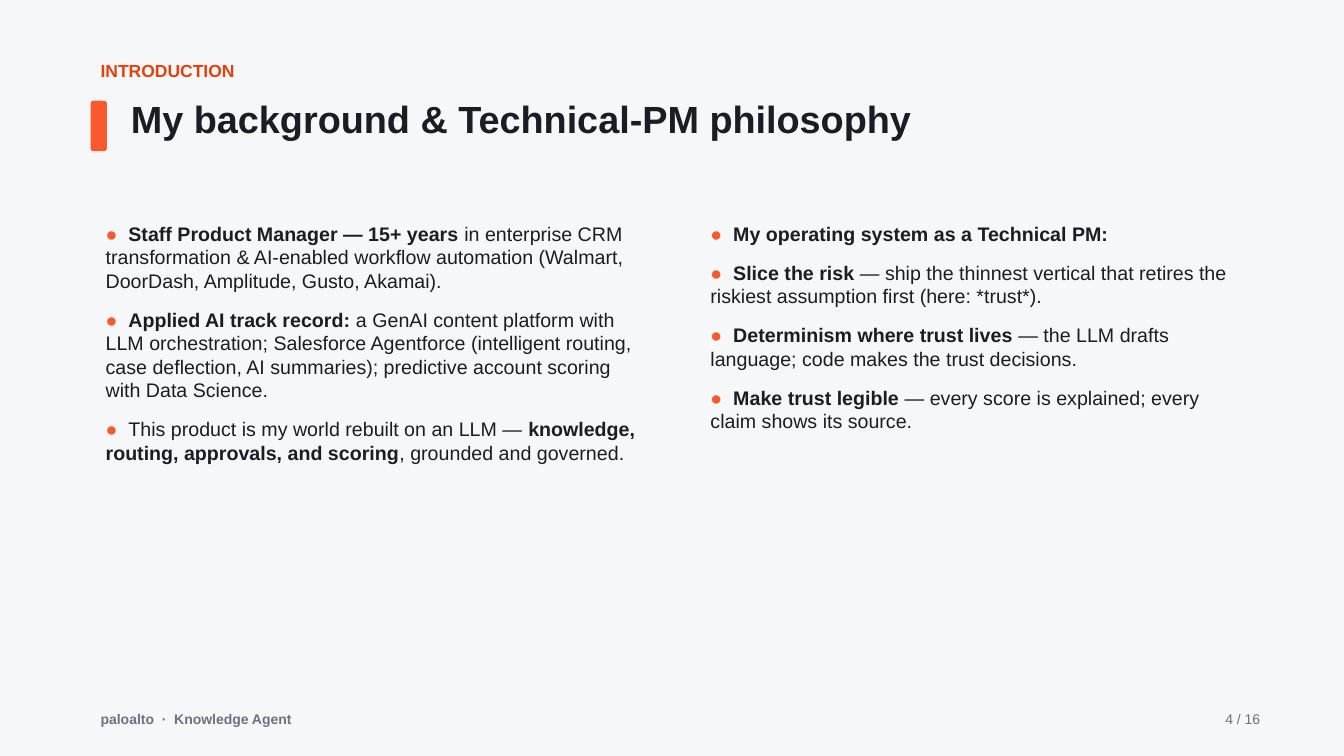
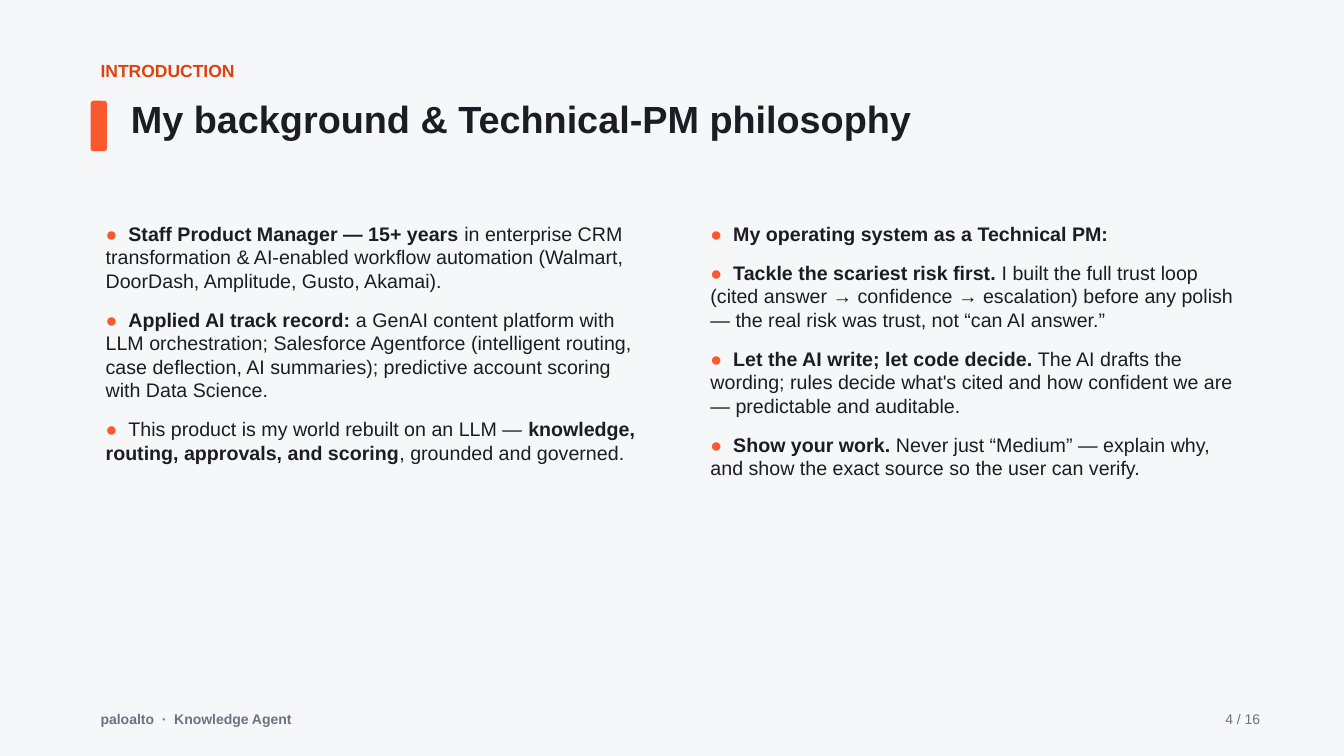
Before and after one commit to ashveej/PaloAltoknowledgeagent, a slide deck: slide 4 of presentation/Executive_Presentation.pptx. Drawn at 1344x756 pixels with LibreOffice and Linux fonts; fonts in the diff are those of the drawing. Boxes give left, top, right and bottom in pixels: in the first picture for what was removed or moved away, otherwise in the second. Text is boxed around its words. In the diff, an @@ line names an element or a change of style, - is before the commit and + after.

```diff
--- a/presentation/Executive_Presentation.pptx
+++ b/presentation/Executive_Presentation.pptx
@@ text at (710,265,1233,479): text changed @@
-● Slice the risk — ship the thinnest vertical that retires the riskiest assumption first (here: *trust*).
-● Determinism where trust lives — the LLM drafts language; code makes the trust decisions.
-● Make trust legible — every score is explained; every claim shows its source.
+● Tackle the scariest risk first. I built the full trust loop (cited answer → confidence → escalation) before any polish — the real risk was trust, not “can AI answer.”
+● Let the AI write; let code decide. The AI drafts the wording; rules decide what's cited and how confident we are — predictable and auditable.
+● Show your work. Never just “Medium” — explain why, and show the exact source so the user can verify.
```
Also in this commit, not shown: 3 other slides changed, 1 other file.
